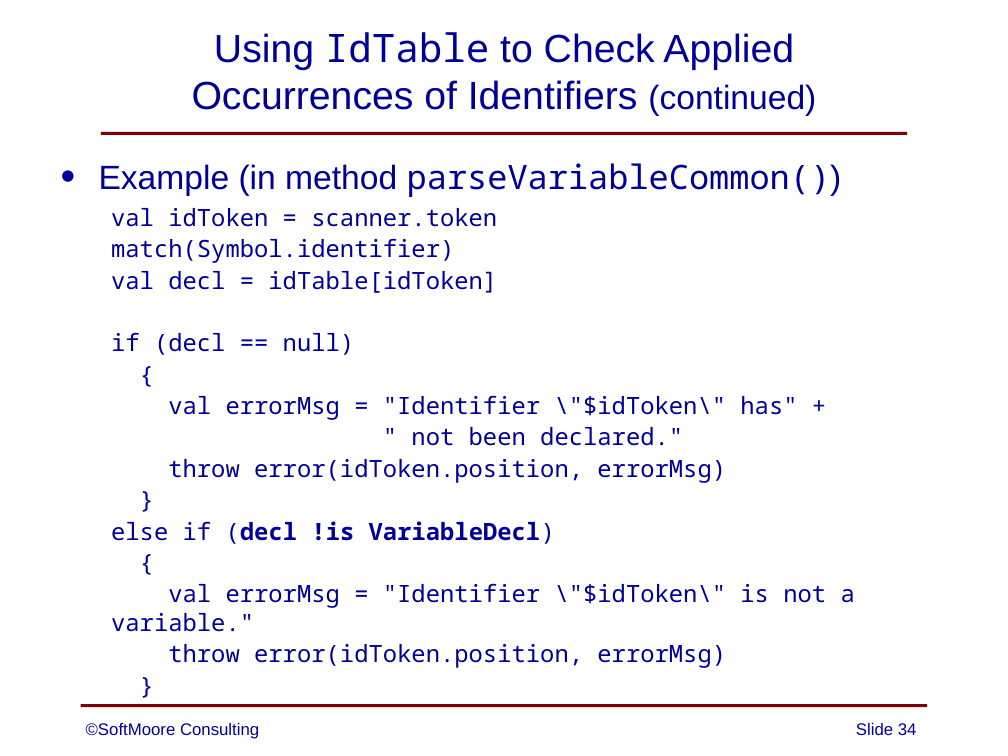
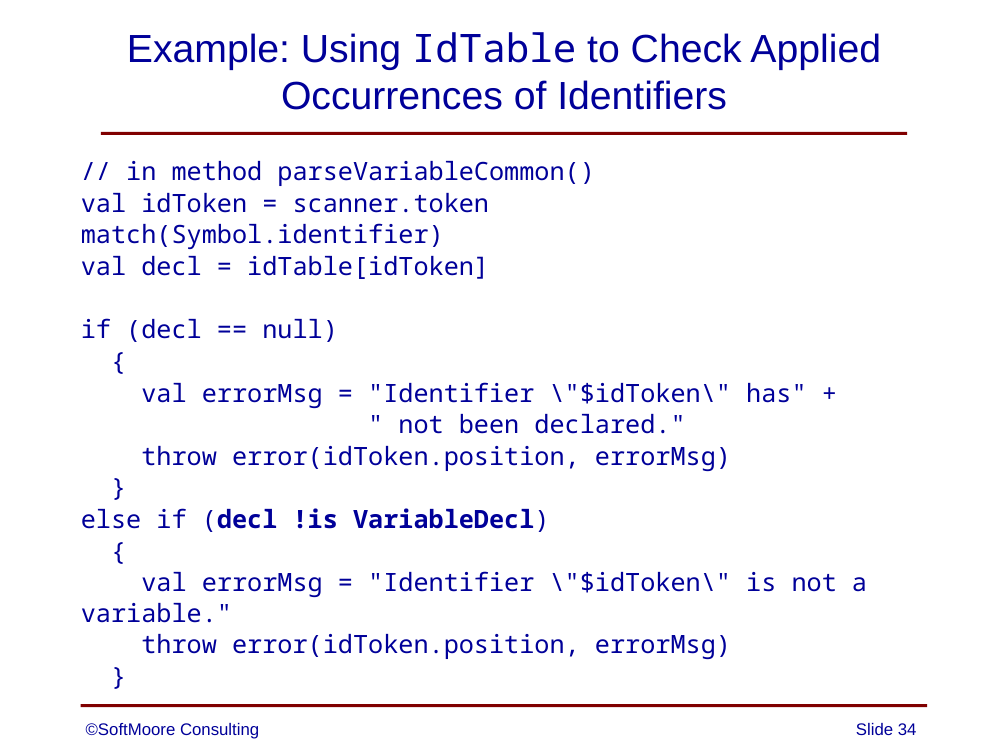
Before and after one commit to SoftMoore/CPRL-Kt-2nd, a slide deck: slide 34 of PowerPoints/08 - Abstract Syntax Trees.pptx. Drawn at 1008x756 pixels with LibreOffice and Linux fonts; fonts in the diff are those of the drawing. Boxes give left, top, right and bottom in pixels: in the first picture for what was removed or moved away, otherwise in the second. Text is boxed around its words. In the diff, an @@ line names an element or a change of style, - is before the commit and + after.

```diff
--- a/PowerPoints/08 - Abstract Syntax Trees.pptx
+++ b/PowerPoints/08 - Abstract Syntax Trees.pptx
@@ title at bbox=[127, 32, 881, 110]: text changed @@
-Using IdTable to Check Applied
-Occurrences of Identifiers (continued)
+Example: Using IdTable to Check Applied
+Occurrences of Identifiers
@@ text at bbox=[126, 161, 595, 186]: text changed; size 24 to 18 pt @@
-• Example (in method parseVariableCommon())
+// in method parseVariableCommon()
@@ text at bbox=[81, 193, 867, 659]: size 17 to 18 pt; indent changed; less space between paragraphs @@
```
Also in this commit, not shown: 12 other slides changed.
